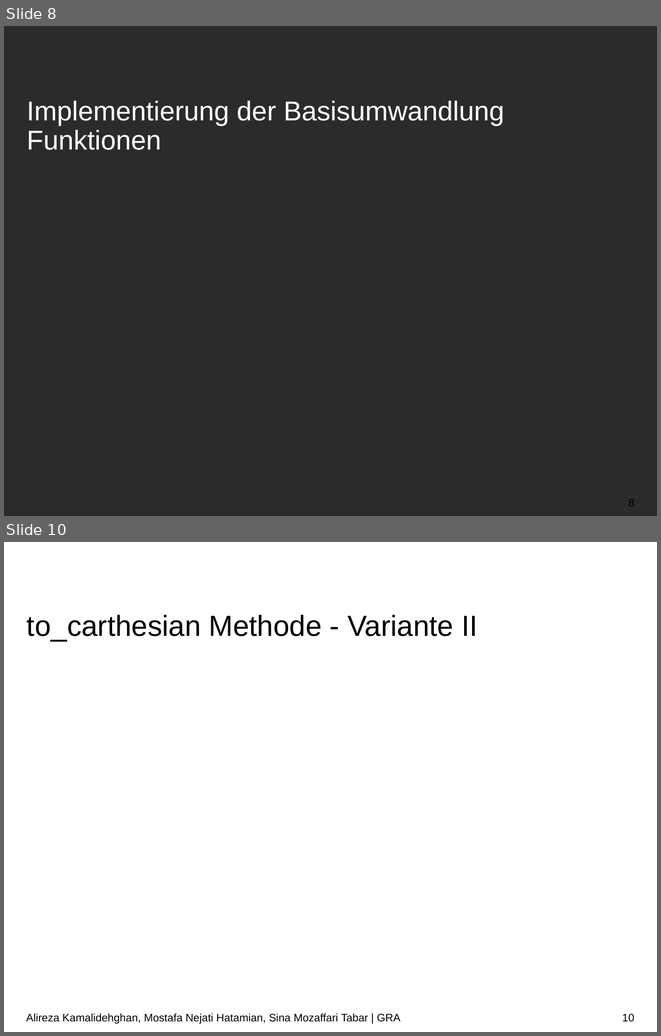
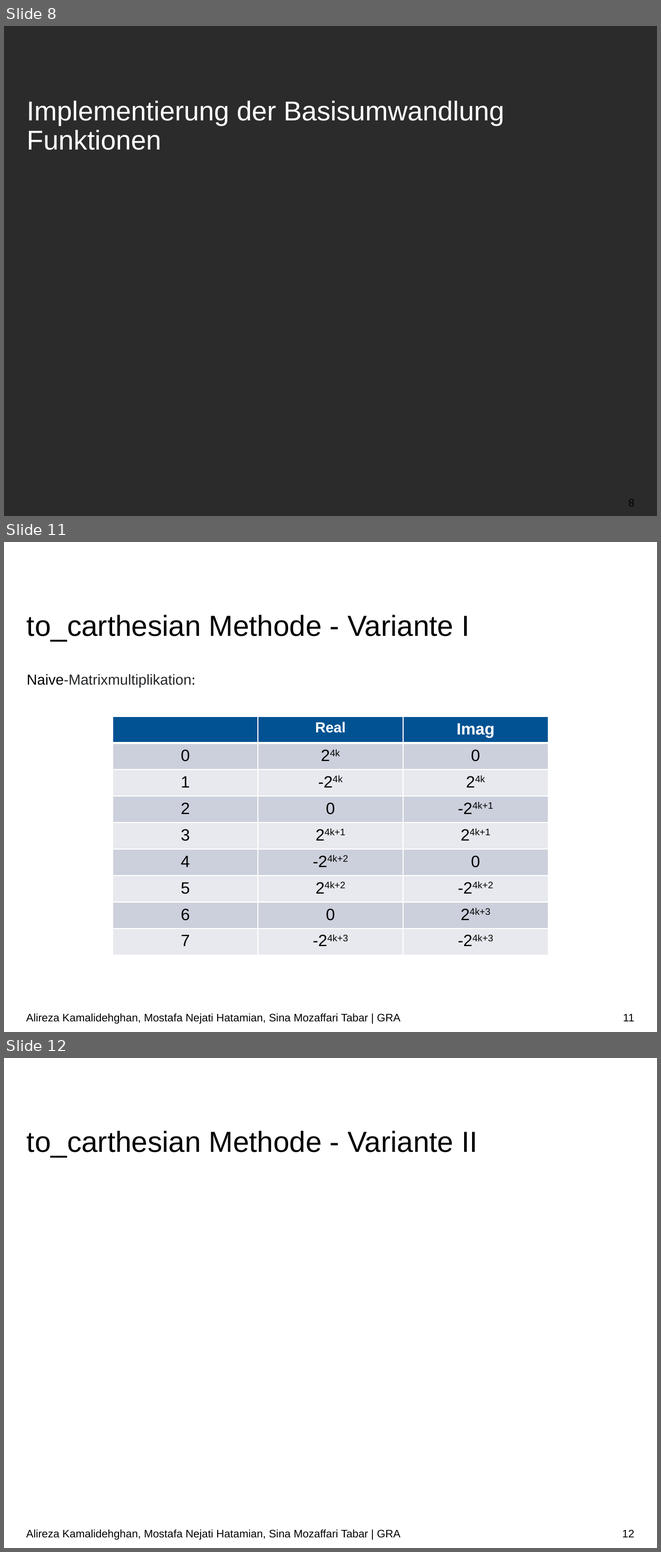
Before and after one commit to ARKamaliD/bm1pi-conversion, a slide deck: Vortrag/Vortrag.pptx. Shown one above the other, each under a label of ours: slides 8 and 10 before the commit, slides 8, 11 and 12 after it; the slides between them are not shown. The pictures are 661x1036 and 661x1552 pixels, drawn with LibreOffice and Linux fonts; fonts in the diff are those of the drawing; grey boxes stand for pictures; background and template pictures are left out; a plain dark background stands for a picture behind light text. Boxes give left, top, right and bottom in pixels: in the first picture for what was removed or moved away, otherwise in the second. Text is boxed around its words. In the diff, an @@ line names an element or a change of style, - is before the commit and + after.

```diff
--- a/Vortrag/Vortrag.pptx
+++ b/Vortrag/Vortrag.pptx
@@ slide 11 added at <box>4,542,657,1032</box>, background #FFFFFF @@
@@ title added at <box>27,615,469,641</box>, 32 pt, text #000000 @@
+to_carthesian Methode - Variante I
@@ text added at <box>27,674,195,688</box>, 16 pt, text #232629 @@
+Naive-Matrixmultiplikation:
@@ table added at <box>113,716,548,955</box>, 9 rows, 3 columns @@
+ | Real | Imag
+0 | 24k | 0
+1 | -24k | 24k
+2 | 0 | -24k+1
+3 | 24k+1 | 24k+1
+4 | -24k+2 | 0
+5 | 24k+2 | -24k+2
+6 | 0 | 24k+3
+7 | -24k+3 | -24k+3
@@ text added at <box>26,1013,400,1024</box>, 12 pt, text #000000 @@
+Alireza Kamalidehghan, Mostafa Nejati Hatamian, Sina Mozaffari Tabar | GRA
@@ page number added at <box>623,1014,634,1021</box>, 12 pt, text #000000 @@
+11
@@ what was slide 10 is now slide 12 @@
@@ page number at <box>622,1529,634,1537</box>: text changed @@
-10
+12
```
Also in this commit, not shown: 3 slides changed, 1 other slide added, 1 slide removed.
